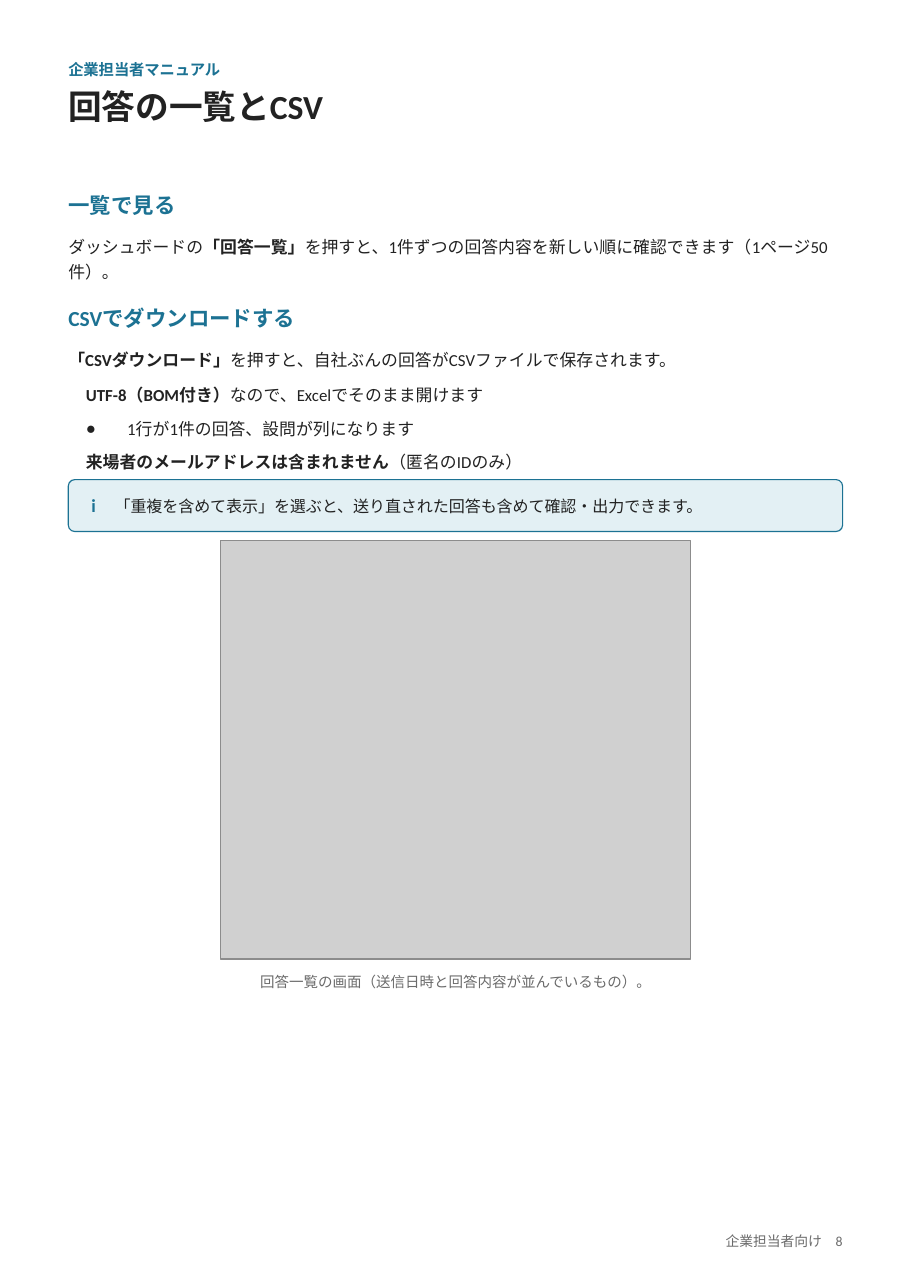
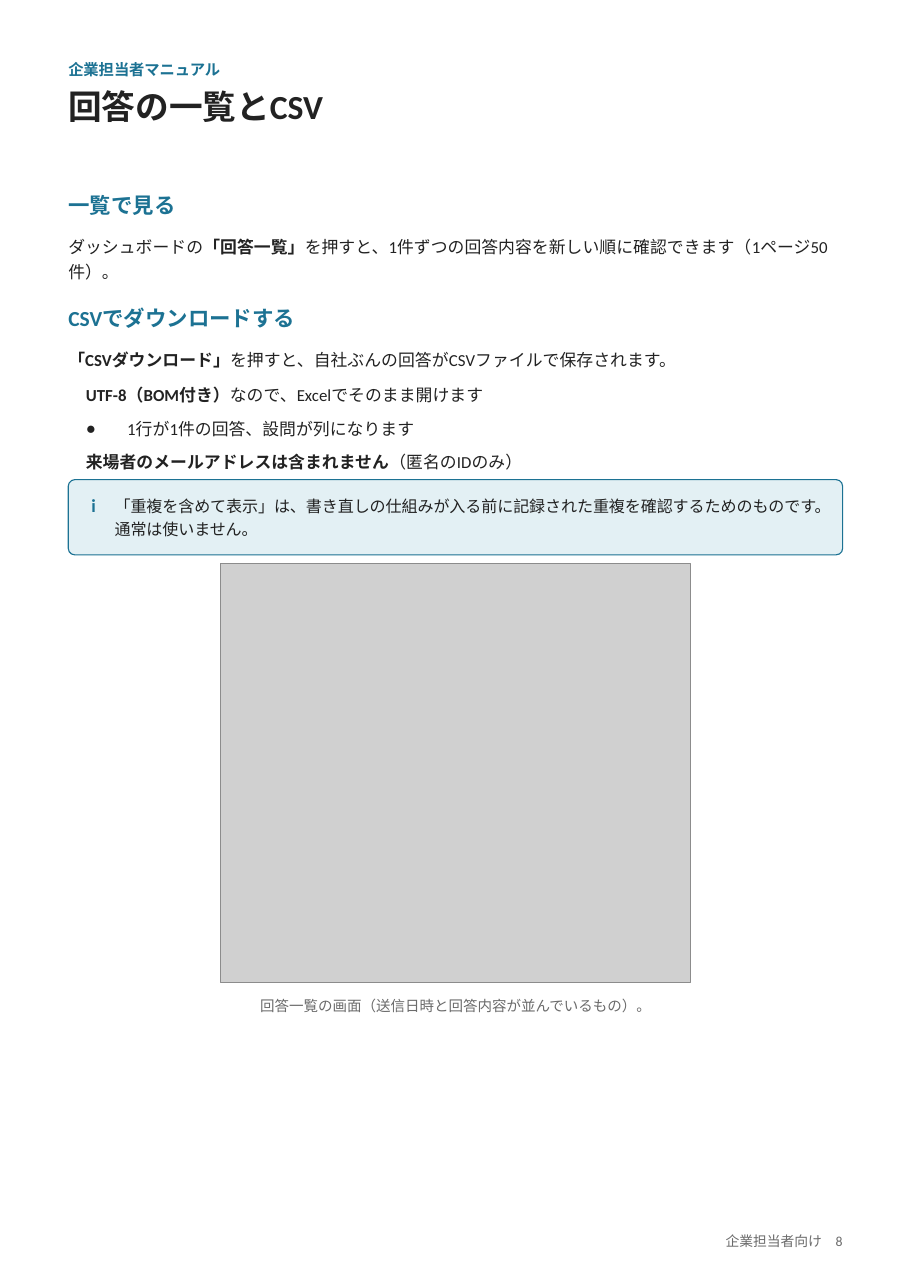
Before and after one commit to nisplus/enque, a slide deck: slide 8 of docs/manual-company.pptx. Drawn at 911x1288 pixels with LibreOffice and Linux fonts; fonts in the diff are those of the drawing; grey boxes stand for pictures. Boxes give left, top, right and bottom in pixels: in the first picture for what was removed or moved away, otherwise in the second. Text is boxed around its words. In the diff, an @@ line names an element or a change of style, - is before the commit and + after.

```diff
--- a/docs/manual-company.pptx
+++ b/docs/manual-company.pptx
@@ rounded rectangle: place and size @@
-rounded rectangle at bbox=[68, 479, 843, 531]
+rounded rectangle at bbox=[68, 479, 843, 554]
@@ rounded rectangle at bbox=[68, 479, 843, 554]: proportions changed @@
@@ text at bbox=[115, 498, 831, 537]: text changed @@
-「重複を含めて表示」を選ぶと、送り直された回答も含めて確認・出力できます。
+「重複を含めて表示」は、書き直しの仕組みが入る前に記録された重複を確認するためのものです。通常は使いません。
@@ picture: place and size @@
-picture at bbox=[220, 540, 691, 958]
+picture at bbox=[220, 564, 691, 983]
@@ text "回答一覧の画面（送信日時と回答内容が並んでいるもの）。": place and size @@
-text "回答一覧の画面（送信日時と回答内容が並んでいるもの）。" at bbox=[260, 975, 651, 988]
+text "回答一覧の画面（送信日時と回答内容が並んでいるもの）。" at bbox=[260, 999, 651, 1012]
```
Also in this commit, not shown: 2 other slides changed, 10 other files.
